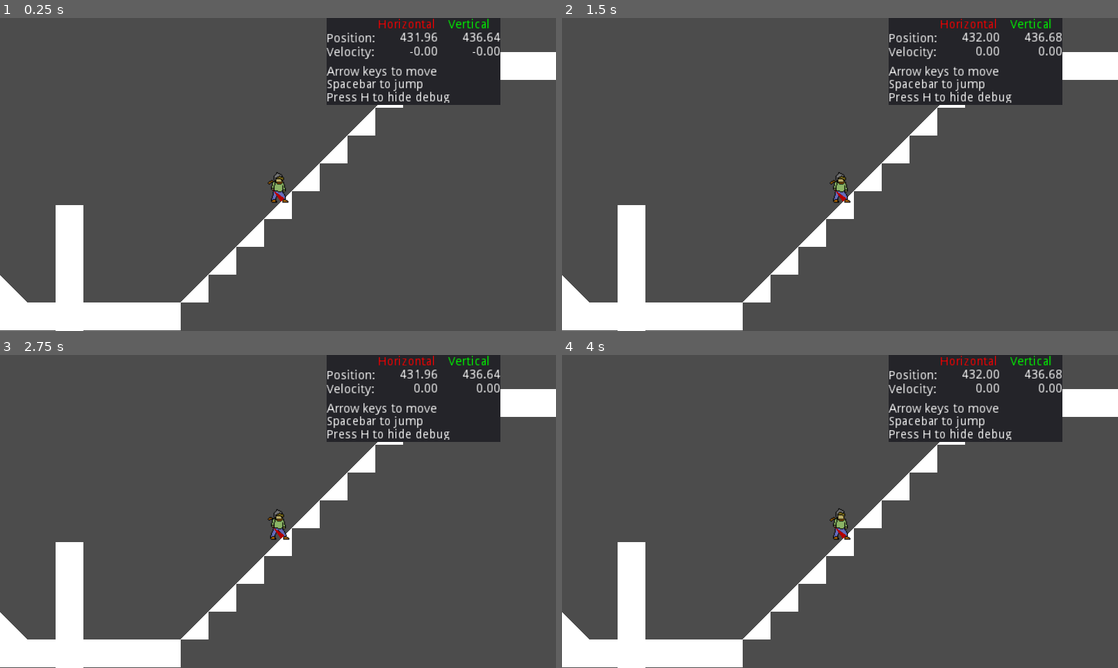
Above: before the commit, frames 1-4 (two rows, left to right).
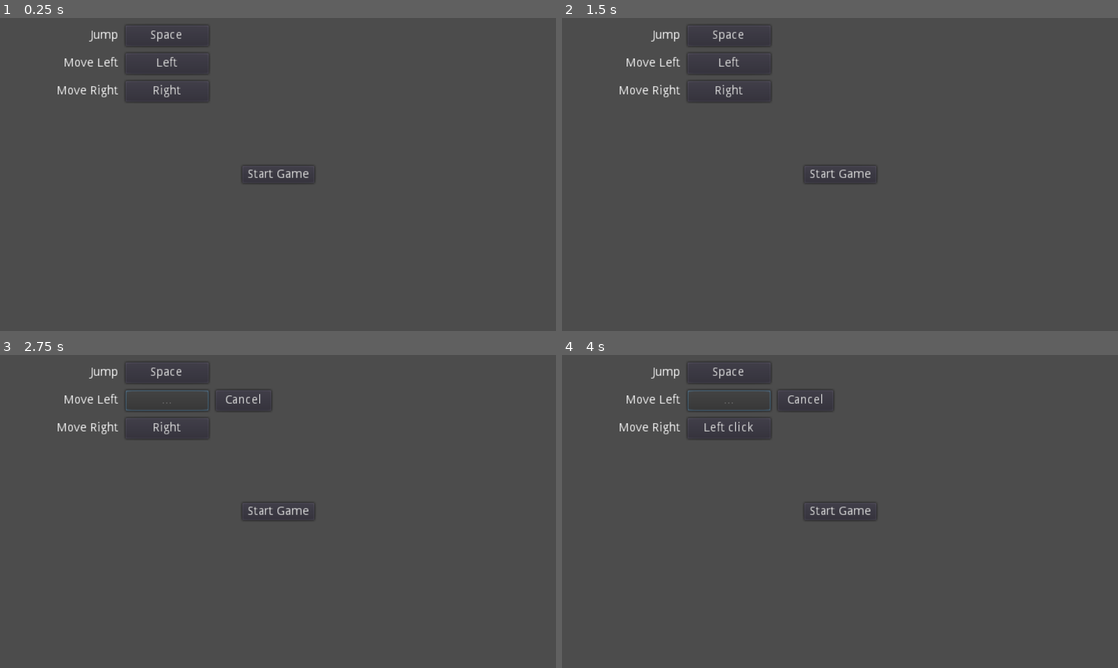
Above: after the commit, the same moments.

Repository: PixelLoaf/Project-Novae
Game: Godot game, scene res://Menu/MainMenu.tscn
Two runs of this game, one before a commit and one after it. Both use one fixed random seed, a clock stepped at 60 frames per second and the inputs below. Before the commit the project starts from res://TestLevel.tscn.
Inputs (mouse positions are in pixels of both pictures, inside the frame that each line leads up to):
- Up to frame 1 (0.25 s): no input
- Up to frame 2 (1.5 s): click (728, 36) at 0.5 s, where only the run after the commit has a clickable "Space"; click (806, 36) at 1.25 s, where only the run after the commit has a clickable "Cancel"
- Up to frame 3 (2.75 s): click (166, 398) at 2 s, where only the run after the commit has a clickable "Left"
- Up to frame 4 (4 s): click (728, 426) at 2.75 s, where only the run after the commit has a clickable "Right"; click (728, 398) at 3.5 s, where only the run after the commit has a clickable "Left click"

The runs differ from the first frame. In frame 1, 17% of the frame differs, in the area x 0-100%, y 0-100%; in frame 2, 17%; in frame 3, 17%; in frame 4, 17%.

Commit message:
Added rebindable buttons

Diff:
--- /dev/null
+++ b/files/Menu/MainMenu.tscn
@@ -0,0 +1,66 @@
+[gd_scene load_steps=3 format=2]
+
+[ext_resource path="res://Menu/RebindKey.tscn" type="PackedScene" id=1]
+[ext_resource path="res://Menu/StartButton.gd" type="Script" id=2]
+
+[node name="MainMenu" type="Control" index="0"]
+
+anchor_left = 0.0
+anchor_top = 0.0
+anchor_right = 1.0
+anchor_bottom = 1.0
+rect_pivot_offset = Vector2( 0, 0 )
+mouse_filter = 0
+mouse_default_cursor_shape = 0
+size_flags_horizontal = 1
+size_flags_vertical = 1
+
+[node name="BindJump" parent="." index="0" instance=ExtResource( 1 )]
+
+margin_left = 8.0
+margin_top = 8.0
+margin_right = 312.0
+margin_bottom = 32.0
+action_name = "action_jump"
+
+[node name="BindLeft" parent="." index="1" instance=ExtResource( 1 )]
+
+margin_left = 8.0
+margin_top = 40.0
+margin_right = 312.0
+margin_bottom = 64.0
+action_name = "move_left"
+
+[node name="BindRight" parent="." index="2" instance=ExtResource( 1 )]
+
+margin_left = 8.0
+margin_top = 72.0
+margin_right = 312.0
+margin_bottom = 96.0
+action_name = "move_right"
+
+[node name="StartButton" type="Button" parent="." index="3"]
+
+anchor_left = 0.5
+anchor_top = 0.5
+anchor_right = 0.5
+anchor_bottom = 0.5
+margin_left = -41.5
+margin_top = -10.0
+margin_right = 41.5
+margin_bottom = 10.0
+rect_pivot_offset = Vector2( 0, 0 )
+focus_mode = 2
+mouse_filter = 0
+mouse_default_cursor_shape = 0
+size_flags_horizontal = 1
+size_flags_vertical = 1
+toggle_mode = false
+enabled_focus_mode = 2
+shortcut = null
+group = null
+text = "Start Game"
+flat = false
+align = 1
+script = ExtResource( 2 )
+target_scene = "res://TestLevel.tscn"
--- /dev/null
+++ b/files/Menu/RebindKey.tscn
@@ -0,0 +1,93 @@
+[gd_scene load_steps=2 format=2]
+
+[ext_resource path="res://Menu/RebindKeyButton.gd" type="Script" id=1]
+
+[node name="rebindKeyButton" type="Control"]
+
+anchor_left = 0.0
+anchor_top = 0.0
+anchor_right = 0.0
+anchor_bottom = 0.0
+margin_left = -128.0
+margin_right = 176.0
+margin_bottom = 24.0
+rect_pivot_offset = Vector2( 0, 0 )
+focus_mode = 2
+mouse_filter = 0
+mouse_default_cursor_shape = 0
+size_flags_horizontal = 1
+size_flags_vertical = 1
+script = ExtResource( 1 )
+action_name = null
+
+[node name="Change" type="Button" parent="." index="0"]
+
+anchor_left = 0.0
+anchor_top = 0.0
+anchor_right = 0.0
+anchor_bottom = 0.0
+margin_left = 136.0
+margin_right = 232.0
+margin_bottom = 24.0
+rect_pivot_offset = Vector2( 0, 0 )
+focus_mode = 2
+mouse_filter = 0
+mouse_default_cursor_shape = 0
+size_flags_horizontal = 1
+size_flags_vertical = 1
+toggle_mode = true
+enabled_focus_mode = 2
+shortcut = null
+group = null
+text = "Change Key"
+flat = false
+align = 1
+
+[node name="Cancel" type="Button" parent="." index="1"]
+
+anchor_left = 0.0
+anchor_top = 0.0
+anchor_right = 0.0
+anchor_bottom = 0.0
+margin_left = 240.0
+margin_right = 304.0
+margin_bottom = 24.0
+rect_pivot_offset = Vector2( 0, 0 )
+focus_mode = 1
+mouse_filter = 0
+mouse_default_cursor_shape = 0
+size_flags_horizontal = 1
+size_flags_vertical = 1
+toggle_mode = false
+action_mode = 0
+enabled_focus_mode = 1
+shortcut = null
+group = null
+text = "Cancel"
+flat = false
+align = 1
+_sections_unfolded = [ "Visibility" ]
+
+[node name="Label" type="Label" parent="." index="2"]
+
+anchor_left = 0.0
+anchor_top = 0.0
+anchor_right = 0.0
+anchor_bottom = 0.0
+margin_right = 128.0
+margin_bottom = 24.0
+rect_pivot_offset = Vector2( 0, 0 )
+mouse_filter = 2
+mouse_default_cursor_shape = 0
+size_flags_horizontal = 1
+size_flags_vertical = 4
+text = "Empty"
+align = 2
+valign = 1
+percent_visible = 1.0
+lines_skipped = 0
+max_lines_visible = -1
+
+[connection signal="pressed" from="Change" to="." method="_on_Change_pressed"]
+
+[connection signal="pressed" from="Cancel" to="." method="_on_Cancel_pressed"]
--- /dev/null
+++ b/files/Menu/RebindKeyButton.gd
@@ -0,0 +1,58 @@
+extends Control
+
+export (String) var action_name
+var previous_input
+
+onready var button = $Change
+onready var cancel_button = $Cancel
+onready var label = $Label
+
+func update_self():
+	var action = UserConfig.get_keybind(action_name)
+	var text = UserConfig.get_event_name(action)
+	button.set_text(text)
+
+func update_config(event):
+	previous_input = UserConfig.get_keybind(action_name);
+	UserConfig.set_keybind(action_name, event);
+
+func _input(event):
+	yield(get_tree(), "idle_frame")
+	if cancel_button.has_focus():
+		return
+	if button.is_pressed():
+		var e = UserConfig.check_input_valid(event)
+		if e != null:
+			update_config(e)
+			update_self()
+			button.set_pressed(false)
+			button.accept_event()
+
+func _physics_process(delta):
+	button.set_disabled(button.is_pressed())
+	if button.is_pressed():
+		cancel_button.show()
+	else:
+		cancel_button.hide()
+
+func cancel():
+	UserConfig.set_keybind(action_name, previous_input);
+	button.set_pressed(false)
+	update_self();
+
+func _ready():
+	update_self();
+	label.set_text(UserConfig.get_action_name(action_name))
+	cancel_button.hide()
+	previous_input = UserConfig.get_keybind(action_name);
+
+func _on_ChangeButton_released():
+	button.set_disabled(false)
+	update_self()
+
+func _on_Cancel_pressed():
+	cancel()
+
+func _on_Change_pressed():
+	button.set_disabled(true)
+	button.set_text("...")
--- /dev/null
+++ b/files/Menu/StartButton.gd
@@ -0,0 +1,8 @@
+extends Button
+export(String, FILE, "*.tscn") var target_scene;
+
+func _ready():
+	connect("pressed", self, "on_pressed")
+
+func on_pressed():
+	get_tree().change_scene_to(load(target_scene));
--- a/files/Object/Player/Player.gd
+++ b/files/Object/Player/Player.gd
@@ -63,7 +63,7 @@
 	return char_time_since_floor < CHAR_TIME_MAX_JUMP
 
 func _input(event):
-	if event.is_action_pressed("jump"):
+	if event.is_action_pressed("action_jump"):
 		char_time_since_jump_button = 0.0
 
 func _physics_process(delta):
@@ -72,12 +72,12 @@
 	var stop_speed = CHAR_INERT_STOP_SPEED;
 	var target_speed = 0
 	var veloc_h = char_get_motion_horizontal(char_get_normal())
-	if Input.is_action_pressed("left"):
+	if Input.is_action_pressed("move_left"):
 		if veloc_h <= 0:
 			$Sprite.flip_h = true
 			stop_speed = CHAR_MOVING_STOP_SPEED
 		target_speed = -char_speed_max
-	elif Input.is_action_pressed("right"):
+	elif Input.is_action_pressed("move_right"):
 		if veloc_h >= 0:
 			$Sprite.flip_h = false
 			stop_speed = CHAR_MOVING_STOP_SPEED
--- a/files/Object/Player/player.tscn
+++ b/files/Object/Player/player.tscn
@@ -33,7 +33,7 @@
 "values": [ 0, 1, 2, 3, 4, 5, 6, 7 ]
 }
 
-[node name="player" type="KinematicBody2D" index="0"]
+[node name="player" type="KinematicBody2D"]
 
 z_index = 1
 input_pickable = false
@@ -80,6 +80,7 @@
 
 [node name="Camera2D" type="Camera2D" parent="." index="3"]
 
+editor/display_folded = true
 position = Vector2( 0, -24 )
 anchor_mode = 1
 rotating = false
--- /dev/null
+++ b/files/default_bus_layout.tres
@@ -0,0 +1,22 @@
+[gd_resource type="AudioBusLayout" format=2]
+
+[resource]
+
+bus/0/name = "Master"
+bus/0/solo = false
+bus/0/mute = false
+bus/0/bypass_fx = false
+bus/0/volume_db = 0.0
+bus/0/send = ""
+bus/1/name = "Music"
+bus/1/solo = false
+bus/1/mute = false
+bus/1/bypass_fx = false
+bus/1/volume_db = 0.0
+bus/1/send = "Master"
+bus/2/name = "Sound"
+bus/2/solo = false
+bus/2/mute = false
+bus/2/bypass_fx = false
+bus/2/volume_db = 0.0
+bus/2/send = "Master"
--- /dev/null
+++ b/files/global/config.gd
@@ -0,0 +1,186 @@
+extends Node
+
+# Path to the user's configuration file
+const CONFIG_FILE = "user://configuration.cfg"
+# Handle to the user's configuration file
+onready var config = ConfigFile.new();
+
+# Section name for the player's keybinds
+const SECTION_KEYS = "keybinds"
+# Section name for the player's volume
+const SECTION_VOLUME = "volume"
+# All configurable keys
+const SECTION_KEY_ELEMENTS = [
+	"move_up",
+	"move_down",
+	"move_left",
+	"move_right",
+	"action_jump",
+]
+# All configurable volumes
+const SECTION_VOLUME_ELEMENTS = [
+	"Sound",
+	"Music",
+	"Master",
+]
+# Real names for inputs
+const INPUT_REALNAMES = {
+	"move_up": "Move Up",
+	"move_down": "Move Down",
+	"move_left": "Move Left",
+	"move_right": "Move Right",
+	"action_jump": "Jump",
+	"hide_debug": "Hide Debug Menu",
+}
+
+# Get the real name for a given action
+func get_action_name(name):
+	if INPUT_REALNAMES.has(name):
+		return INPUT_REALNAMES[name]
+	return "Invalid"
+
+# Get the volume for the given volume name
+func get_volume(name):
+	return config.get_value(SECTION_VOLUME, name);
+
+# Get the volume from 1 - 100
+func get_volume_slider(name):
+	return get_volume(name) * 100
+
+# Updates the volume of the given bus to the given value
+func update_volume(name):
+	var volumedb = volume_to_db(get_volume(name))
+	AudioServer.set_bus_volume_db(AudioServer.get_bus_index(name), volumedb)
+
+# Set the volume for the given volume name
+func set_volume(name, value):
+	config.set_value(SECTION_VOLUME, name, value);
+	update_volume(name)
+	save_config();
+
+# Set the volume but from 1 - 100
+func set_volume_slider(name, value):
+	set_volume(name, value/100)
+
+# Used to make sure config has all of the necessary settings
+func check_config():
+	var does_need_save = false
+	for name in SECTION_KEY_ELEMENTS:
+		if not config.has_section_key(SECTION_KEYS, name):
+			config.set_value(SECTION_KEYS, name, InputMap.get_action_list(name)[0]);
+			does_need_save = true
+	for name in SECTION_VOLUME_ELEMENTS:
+		if not config.has_section_key(SECTION_VOLUME, name):
+			config.set_value(SECTION_VOLUME, name, 0.5);
+			does_need_save = true
+	if does_need_save:
+		save_config()
+
+func _ready():
+	# Make sure that the config file exists
+	var file = File.new();
+	if not file.file_exists(CONFIG_FILE):
+		file.open(CONFIG_FILE, file.WRITE)
+		file.close();
+		save_config();
+	load_config();
+
+# Update all events in map to match settings
+func update_events():
+	for name in SECTION_KEY_ELEMENTS:
+		var events = config.get_value(SECTION_KEYS, name);
+		InputMap.erase_action(name);
+		InputMap.add_action(name);
+		if typeof(events) == TYPE_ARRAY:
+			for event in events:
+				InputMap.action_add_event(name, event);
+		else:
+			InputMap.action_add_event(name, events);
+
+# Converts the given volume to DB.
+# 0 becomes -60db and 1 becomes -0db
+func volume_to_db(value):
+	return pow(1 - value, 2) * -60
+
+func update_volumes():
+	for name in SECTION_VOLUME_ELEMENTS:
+		update_volume(name)
+
+# Load configuration
+func load_config():
+	var err = config.load(CONFIG_FILE);
+	if err != OK:
+		print("Error loading user configuration: ", err);
+	# After loading, check configuration
+	# to make sure it is valid
+	check_config();
+	# And update InputMap to match
+	update_events();
+	return err
+
+# Save configuration to file
+func save_config():
+	var err = config.save(CONFIG_FILE);
+	if err != OK:
+		print("Error saving user configuration: ", err);
+	return err
+
+# Get a keybind
+func get_keybind(name):
+	return config.get_value(SECTION_KEYS, name)
+
+# Set a keybind to a given event
+func set_keybind(name, event):
+	config.set_value(SECTION_KEYS, name, event)
+	save_config()
+	InputMap.erase_action(name);
+	InputMap.add_action(name);
+	InputMap.action_add_event(name, event);
+
+# Check if an event is really a valid event
+# Returns null if not valid, returns event if is valid
+func check_input_valid(event):
+	if event is InputEventKey:
+		if event.pressed and not event.echo:
+			event.control = false
+			event.shift = false
+			event.meta = false
+			event.alt = false
+			event.command = false
+			return event
+	if event is InputEventMouseButton:
+		if event.pressed and not event.doubleclick:
+			event.control = false
+			event.shift = false
+			event.meta = false
+			event.alt = false
+			event.command = false
+			return event
+	if event is InputEventJoypadButton:
+		if event.pressed:
+			return event
+	return null
+
+# Get name of an event
+func get_event_name(event):
+	if event is InputEventKey:
+		return OS.get_scancode_string(event.scancode)
+	if event is InputEventMouseButton:
+		if event.button_index == BUTTON_LEFT:
+			return "Left click"
+		if event.button_index == BUTTON_RIGHT:
+			return "Right click"
+		if event.button_index == BUTTON_MIDDLE:
+			return "Middle click"
+		if event.button_index == BUTTON_WHEEL_DOWN:
+			return "Mouse wheel down"
+		if event.button_index == BUTTON_WHEEL_UP:
+			return "Mouse wheel down"
+		if event.button_index == BUTTON_WHEEL_LEFT:
+			return "Mouse wheel left"
+		if event.button_index == BUTTON_WHEEL_RIGHT:
+			return "Mouse wheel right"
+		return "Mouse button " + str(event.button_index)
+	if event is InputEventJoypadButton:
+		return "Button " + str(event.button_index)
+	return "Invalid"
--- a/files/project.godot
+++ b/files/project.godot
@@ -11,8 +11,12 @@
 [application]
 
 config/name="Project Novae"
-run/main_scene="res://TestLevel.tscn"
+run/main_scene="res://Menu/MainMenu.tscn"
 config/icon="res://icon.png"
+
+[autoload]
+
+UserConfig="*res://global/config.gd"
 
 [display]
 
@@ -29,13 +33,17 @@
 
 [input]
 
-jump=[ Object(InputEventKey,"resource_local_to_scene":false,"resource_name":"","device":0,"alt":false,"shift":false,"control":false,"meta":false,"command":false,"pressed":false,"scancode":32,"unicode":0,"echo":false,"script":null)
+action_jump=[ Object(InputEventKey,"resource_local_to_scene":false,"resource_name":"","device":0,"alt":false,"shift":false,"control":false,"meta":false,"command":false,"pressed":false,"scancode":32,"unicode":0,"echo":false,"script":null)
  ]
-left=[ Object(InputEventKey,"resource_local_to_scene":false,"resource_name":"","device":0,"alt":false,"shift":false,"control":false,"meta":false,"command":false,"pressed":false,"scancode":16777231,"unicode":0,"echo":false,"script":null)
+move_left=[ Object(InputEventKey,"resource_local_to_scene":false,"resource_name":"","device":0,"alt":false,"shift":false,"control":false,"meta":false,"command":false,"pressed":false,"scancode":16777231,"unicode":0,"echo":false,"script":null)
  ]
-right=[ Object(InputEventKey,"resource_local_to_scene":false,"resource_name":"","device":0,"alt":false,"shift":false,"control":false,"meta":false,"command":false,"pressed":false,"scancode":16777233,"unicode":0,"echo":false,"script":null)
+move_right=[ Object(InputEventKey,"resource_local_to_scene":false,"resource_name":"","device":0,"alt":false,"shift":false,"control":false,"meta":false,"command":false,"pressed":false,"scancode":16777233,"unicode":0,"echo":false,"script":null)
  ]
 hide_debug=[ Object(InputEventKey,"resource_local_to_scene":false,"resource_name":"","device":0,"alt":false,"shift":false,"control":false,"meta":false,"command":false,"pressed":false,"scancode":72,"unicode":0,"echo":false,"script":null)
+ ]
+move_up=[ Object(InputEventKey,"resource_local_to_scene":false,"resource_name":"","device":0,"alt":false,"shift":false,"control":false,"meta":false,"command":false,"pressed":false,"scancode":16777232,"unicode":0,"echo":false,"script":null)
+ ]
+move_down=[ Object(InputEventKey,"resource_local_to_scene":false,"resource_name":"","device":0,"alt":false,"shift":false,"control":false,"meta":false,"command":false,"pressed":false,"scancode":16777234,"unicode":0,"echo":false,"script":null)
  ]
 
 [layer_names]
